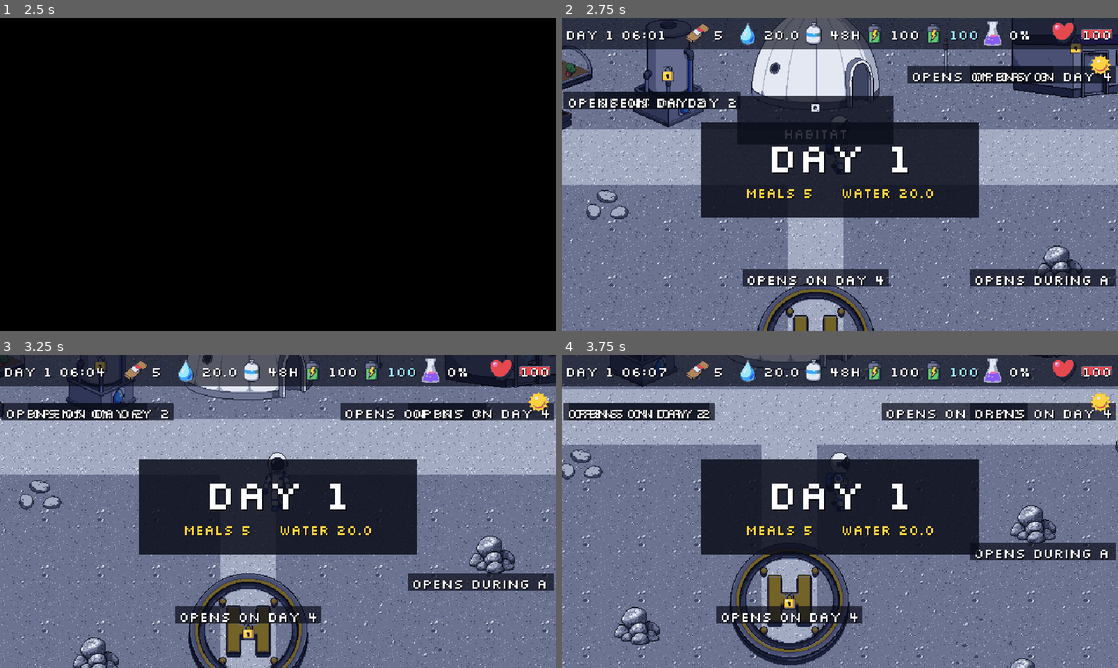
Above: before the commit, frames 1-4 (two rows, left to right).
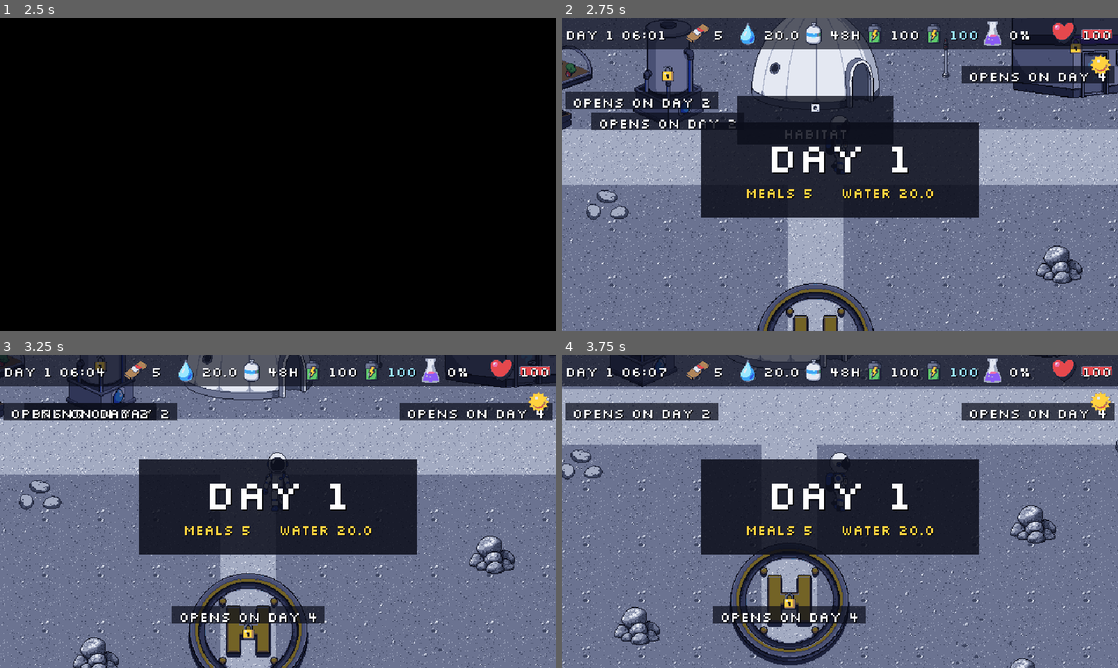
Above: after the commit, the same moments.

Repository: me-AMM/Wings-of-wax
Game: Godot game, scene res://scenes/Title.tscn
The game is run twice, just before and just after one commit, with the same random seed, the same clock (stepped at 60 frames per second) and the same inputs.
Inputs (mouse positions are in pixels of both pictures, inside the frame that each line leads up to):
- Up to frame 1 (2.5 s): click "Start Game" at 0.5 s; click "Continue" at 1.25 s; tap Enter at 2 s; move the mouse to (400, 158) at 2.02 s; hold Right (move_right) from 2.03 s (still down); hold E (interact) from 2.03 s (still down); click (400, 158) at 2.17 s; tap Space at 2.27 s
- Up to frame 2 (2.75 s): keep holding Right (move_right); keep holding E (interact)
- Up to frame 3 (3.25 s): move the mouse to (166, 527) at 2.77 s; release Right (move_right) at 2.78 s; release E (interact) at 2.78 s; hold Down (move_down) from 2.78 s (still down); tap E (interact) at 2.85 s; tap Space at 3.02 s
- Up to frame 4 (3.75 s): move the mouse to (895, 442) at 3.52 s; release Down (move_down) at 3.53 s; hold Right (move_right) from 3.53 s (still down); hold E (interact) from 3.53 s (still down); tap J at 3.6 s

Frame 1 is identical in both runs. In frame 2, 6.3% of the frame differs, in the area x 0-100%, y 15-86%; in frame 3, 3.5%; in frame 4, 4.2%.

Commit message:
Lock labels: sized to text, no overlap, hidden off screen; round 5 web save test notes
Co-Authored-By: Claude Sonnet 5.5 <noreply@anthropic.com>

Diff:
--- a/scripts/outpost.gd
+++ b/scripts/outpost.gd
@@ -319,18 +319,29 @@
 	var view: Rect2 = get_viewport().get_canvas_transform().affine_inverse() * get_viewport().get_visible_rect()
 	if not is_inside_tree():
 		return
+	var idx := 0
 	for it in locks:
+		idx += 1
 		if not is_instance_valid(it):
 			continue
 		var d: Dictionary = locks[it]
-		if not is_instance_valid(d["label"]) or not d["label"].visible:
+		if not is_instance_valid(d["label"]) or it.is_open():
 			continue
 		var sp: Sprite2D = it.get_node("Sprite2D")
-		var c: Vector2 = it.global_position + sp.offset + sp.texture.get_size() / 2.0 + Vector2(0, 22)
-		var lbl_w := 160.0
-		c.x = clampf(c.x, view.position.x + lbl_w / 2.0 + 6.0, view.end.x - lbl_w / 2.0 - 6.0)
+		# neighbouring labels sit at two different heights so they never overlap
+		var c: Vector2 = it.global_position + sp.offset + sp.texture.get_size() / 2.0 + Vector2(0, 22 + 24 * (idx % 2))
+		var show := view.grow(40.0).has_point(c)               # a building that is off screen shows no label
+		d["label"].visible = show
+		d["back"].visible = show
+		if not show:
+			continue
+		var font: Font = d["label"].get_theme_font("font")
+		var tw: float = font.get_string_size(d["label"].text, HORIZONTAL_ALIGNMENT_LEFT, -1, 16).x
+		d["label"].size = Vector2(tw + 8.0, 18.0)
+		d["back"].size = Vector2(tw + 16.0, 20.0)
+		c.x = clampf(c.x, view.position.x + tw / 2.0 + 12.0, view.end.x - tw / 2.0 - 12.0)
 		c.y = clampf(c.y, view.position.y + 56.0, view.end.y - 70.0)
-		d["label"].global_position = c - Vector2(lbl_w / 2.0, 0)
+		d["label"].global_position = c - Vector2(tw / 2.0 + 4.0, 0)
 		d["back"].global_position = d["label"].global_position + Vector2(-4, -1)
 
 func _update_prompt() -> void:
Not shown, changed: docs/DECISIONS_LOG.md
